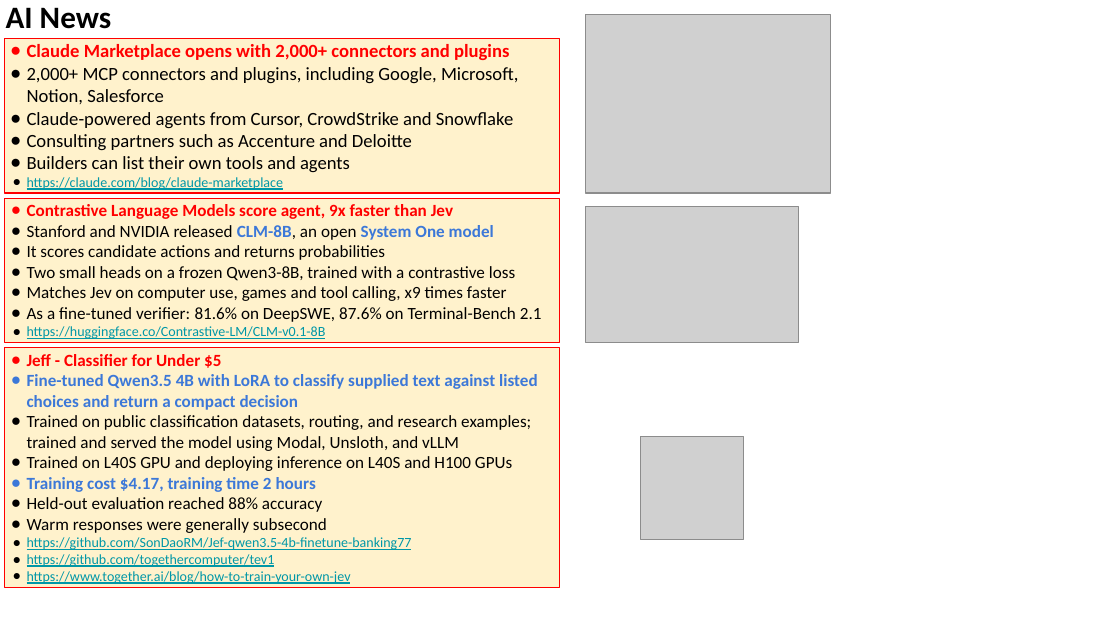
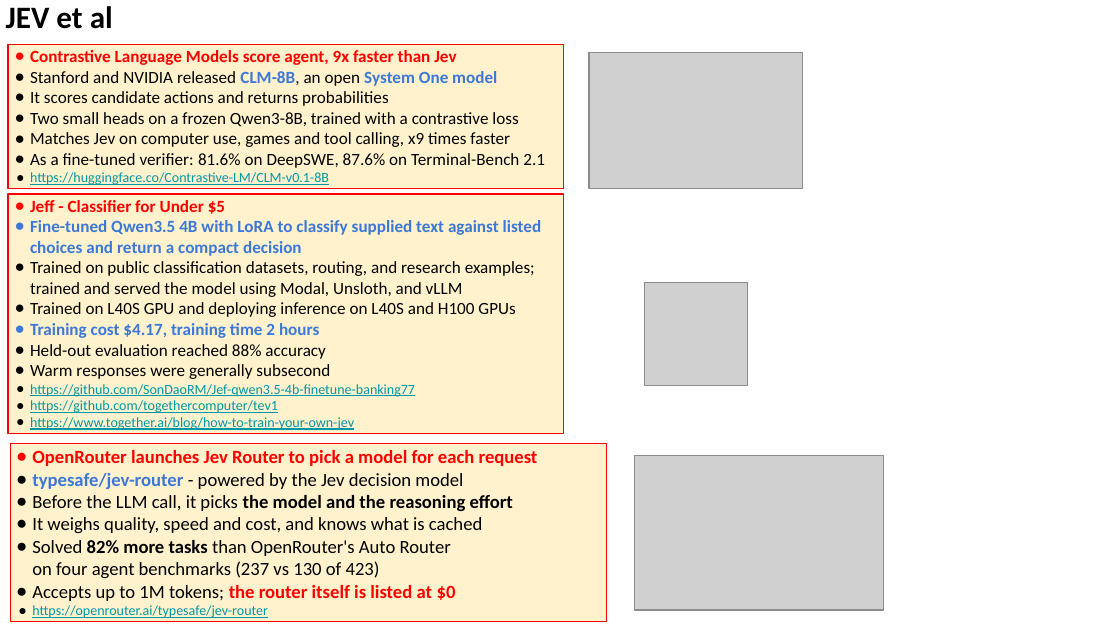
Before and after one commit to lselector/seminar, a slide deck: slide 10 of 2026/2026-10-02-AI-News.pptx. Drawn at 1120x630 pixels with LibreOffice and Linux fonts; fonts in the diff are those of the drawing; grey boxes stand for pictures. Boxes give left, top, right and bottom in pixels: in the first picture for what was removed or moved away, otherwise in the second. Text is boxed around its words. In the diff, an @@ line names an element or a change of style, - is before the commit and + after.

```diff
--- a/2026/2026-10-02-AI-News.pptx
+++ b/2026/2026-10-02-AI-News.pptx
@@ text removed at (6, 7, 112, 29) @@
-AI News
@@ text added at (6, 6, 113, 29), 20 pt, text #000000, bold @@
+JEV et al
@@ picture removed at (586, 15, 831, 193) @@
@@ rectangle removed at (4, 38, 560, 193) @@
-● Claude Marketplace opens with 2,000+ connectors and plugins
-● 2,000+ MCP connectors and plugins, including Google, Microsoft, Notion, Salesforce
-● Claude-powered agents from Cursor, CrowdStrike and Snowflake
-● Consulting partners such as Accenture and Deloitte
-● Builders can list their own tools and agents
-● https://claude.com/blog/claude-marketplace
@@ 2 rectangles, 2 pictures: place and size @@
-2 rectangles, 2 pictures at (4, 198, 800, 588)
+2 rectangles, 2 pictures at (8, 45, 803, 433)
@@ rectangle added at (10, 444, 606, 622), fill #FFF2CC, outline #FF0000 0.75 pt, 12 pt, text #000000 @@
+● OpenRouter launches Jev Router to pick a model for each request
+● typesafe/jev-router - powered by the Jev decision model
+● Before the LLM call, it picks the model and the reasoning effort
+● It weighs quality, speed and cost, and knows what is cached
+● Solved 82% more tasks than OpenRouter's Auto Router
+  on four agent benchmarks (237 vs 130 of 423)
+● Accepts up to 1M tokens; the router itself is listed at $0
+● https://openrouter.ai/typesafe/jev-router
@@ picture added at (635, 455, 884, 609) @@
```
Also in this commit, not shown: 9 other slides changed, 6 slides added.
